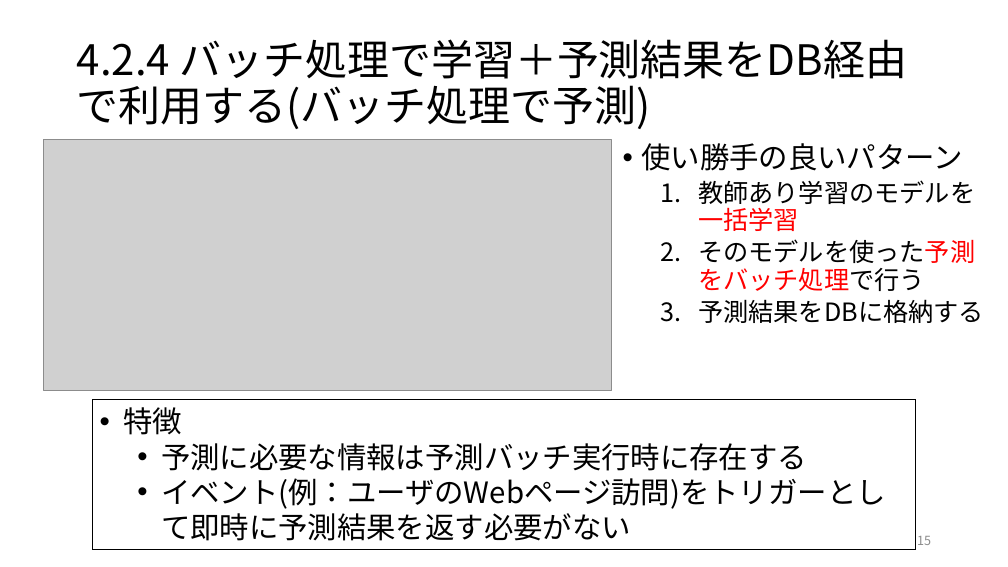
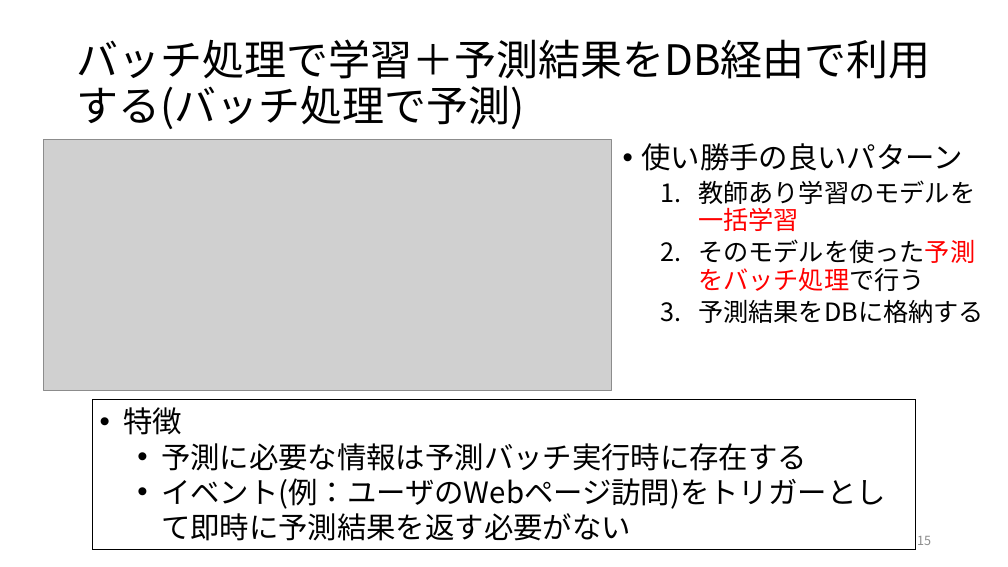
Before and after one commit to ryosuke-ku/Rinko, a slide deck: slide 15 of 仕事ではじめる機械学習第4章.pptx. Drawn at 1008x567 pixels with LibreOffice and Linux fonts; fonts in the diff are those of the drawing; grey boxes stand for pictures. Boxes give left, top, right and bottom in pixels: in the first picture for what was removed or moved away, otherwise in the second. Text is boxed around its words. In the diff, an @@ line names an element or a change of style, - is before the commit and + after.

```diff
--- a/仕事ではじめる機械学習第4章.pptx
+++ b/仕事ではじめる機械学習第4章.pptx
@@ title at bbox=[77, 39, 931, 129]: text changed @@
-4.2.4 バッチ処理で学習＋予測結果をDB経由で利用する(バッチ処理で予測)
+バッチ処理で学習＋予測結果をDB経由で利用する(バッチ処理で予測)
```
Also in this commit, not shown: 20 other slides changed, 3 other files.
